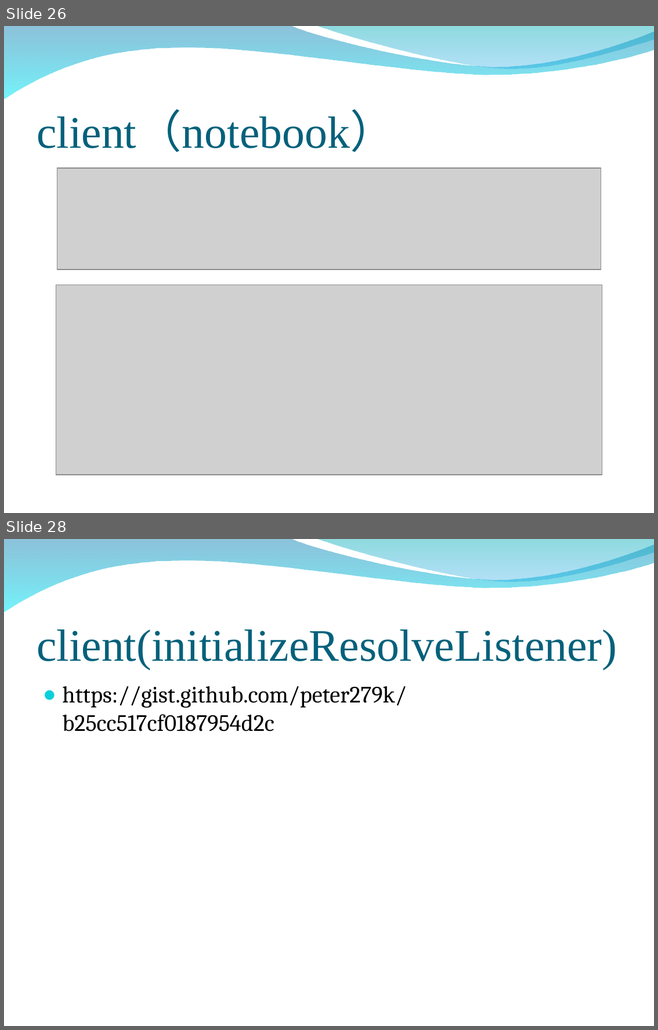
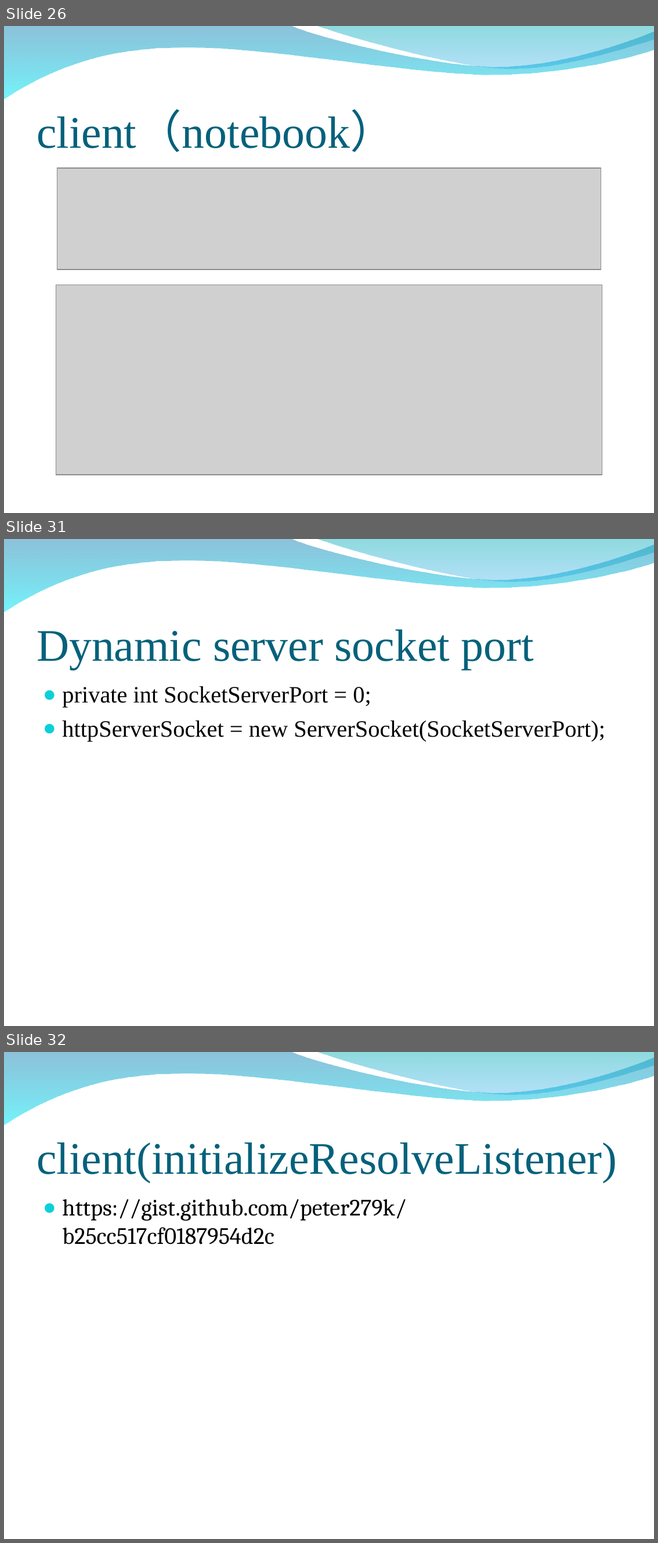
Before and after one commit to peter279k/regular_meeting, a slide deck: mDNS.ppt. Shown one above the other, each under a label of ours: slides 26 and 28 before the commit, slides 26, 31 and 32 after it; the slides between them are not shown. The pictures are 658x1030 and 658x1543 pixels, drawn with LibreOffice and Linux fonts; fonts in the diff are those of the drawing; grey boxes stand for pictures; background and template pictures are left out. Boxes give left, top, right and bottom in pixels: in the first picture for what was removed or moved away, otherwise in the second. Text is boxed around its words. In the diff, an @@ line names an element or a change of style, - is before the commit and + after.

Commit message:
Add enabled browser via socket and JQM UI and Android UI

```diff
--- a/mDNS.ppt
+++ b/mDNS.ppt
@@ slide 31 added at [4,539,654,1026], background picture (left out); not listed: 2 template elements that a slide beside it also shows @@
@@ title added at [36,629,534,669], 50 pt, text #04617B @@
+Dynamic server socket port
@@ text added at [62,686,605,741], 26 pt, text #000000 @@
+● private int SocketServerPort = 0;
+● httpServerSocket = new ServerSocket(SocketServerPort);
@@ what was slide 28 is now slide 32 @@
```
Also in this commit, not shown: 2 slides changed, 3 other slides added, 1 other file.
